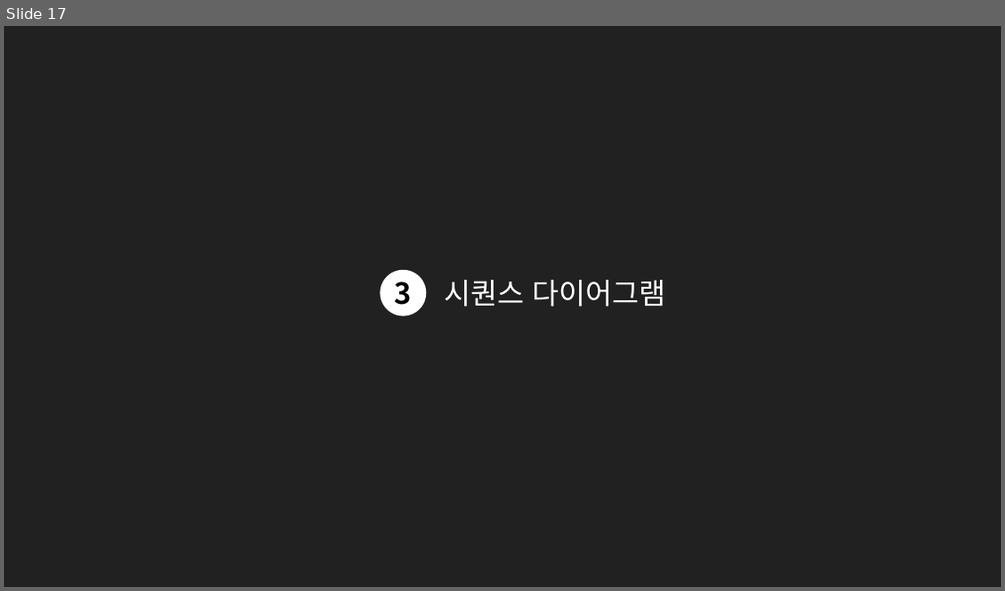
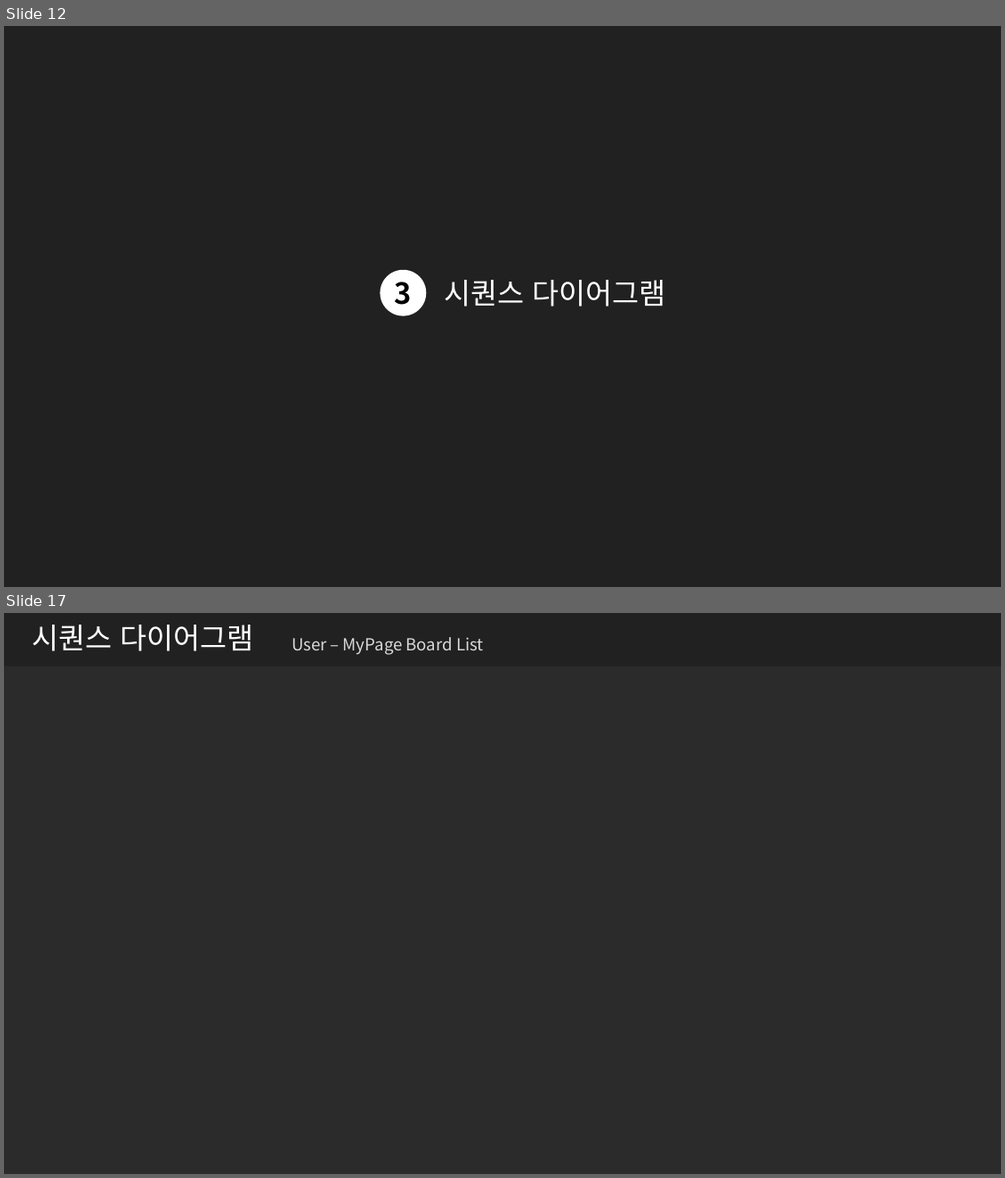
Before and after one commit to me0768/KHFinalProject, a slide deck: 보고서/클래스설계서_Final_Project.pptx. Shown one above the other, each under a label of ours: slide 17 before the commit, slides 12 and 17 after it; the slides between them are not shown. The pictures are 1005x591 and 1005x1178 pixels, drawn with LibreOffice and Linux fonts; fonts in the diff are those of the drawing; background and template pictures are left out; a plain dark background stands for a picture behind light text. Boxes give left, top, right and bottom in pixels: in the first picture for what was removed or moved away, otherwise in the second. Text is boxed around its words. In the diff, an @@ line names an element or a change of style, - is before the commit and + after.

```diff
--- a/보고서/클래스설계서_Final_Project.pptx
+++ b/보고서/클래스설계서_Final_Project.pptx
@@ slide 17 added at (4, 613, 1001, 1174), background picture (left out) @@
@@ rectangle added at (4, 613, 1001, 666), fill #212121 @@
@@ title added at (32, 625, 254, 651), 28 pt, text #FFFFFF @@
+시퀀스 다이어그램
@@ text added at (291, 637, 484, 655), 16 pt, text #D9D9D9 @@
+User – MyPage Board List
@@ what was slide 17 is now slide 12 @@
```
Also in this commit, not shown: 8 slides changed, 25 other slides added, 39 other files.
